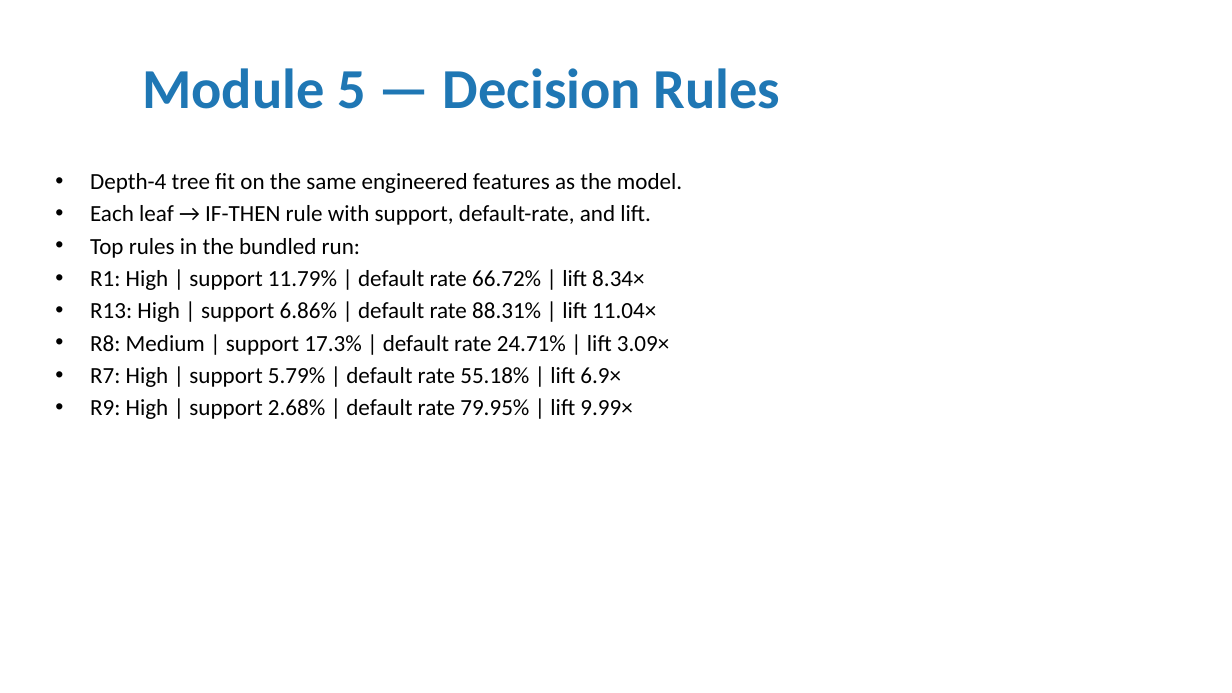
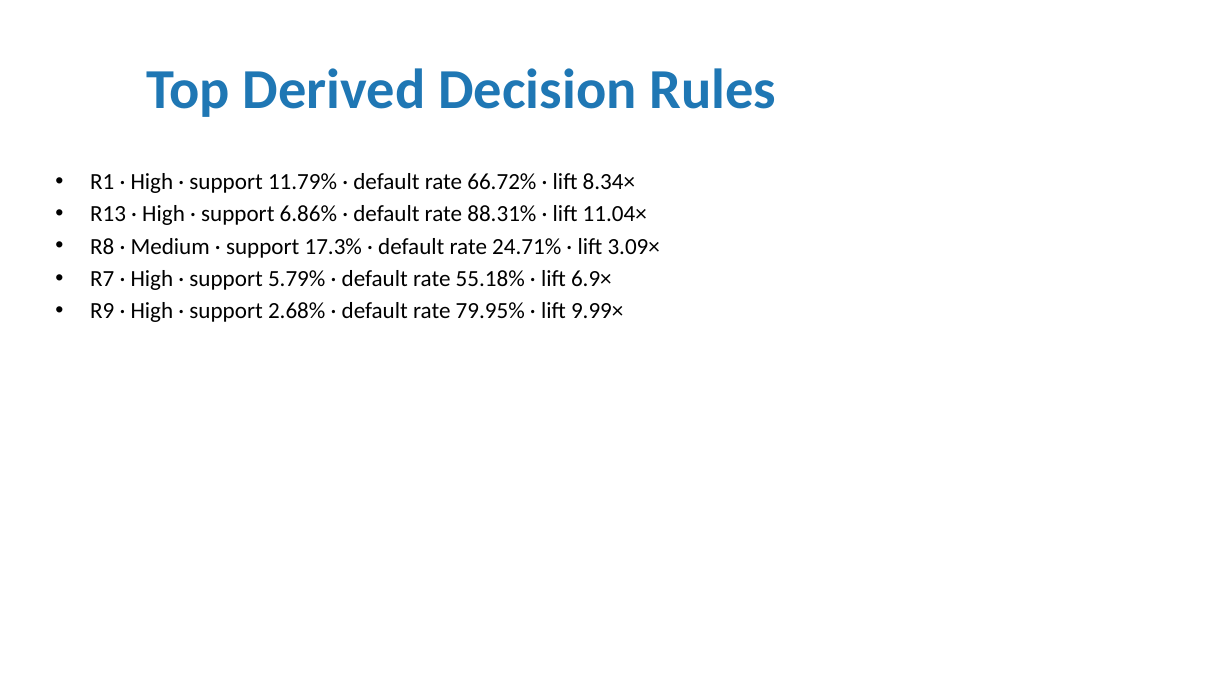
Before and after one commit to ashwani-dhayal/credit-risk-platform, a slide deck: slide 17 of documents/presentation.pptx (slide 9 before the commit). Drawn at 1232x693 pixels with LibreOffice and Linux fonts; fonts in the diff are those of the drawing. Boxes give left, top, right and bottom in pixels: in the first picture for what was removed or moved away, otherwise in the second. Text is boxed around its words. In the diff, an @@ line names an element or a change of style, - is before the commit and + after.

```diff
--- a/documents/presentation.pptx
+++ b/documents/presentation.pptx
@@ title at (146,68,776,117): text changed @@
-Module 5 — Decision Rules
+Top Derived Decision Rules
@@ text at (90,173,660,322): text changed @@
-• Depth-4 tree fit on the same engineered features as the model.
-• Each leaf → IF-THEN rule with support, default-rate, and lift.
-• Top rules in the bundled run:
-• R1: High | support 11.79% | default rate 66.72% | lift 8.34×
-• R13: High | support 6.86% | default rate 88.31% | lift 11.04×
-• R8: Medium | support 17.3% | default rate 24.71% | lift 3.09×
-• R7: High | support 5.79% | default rate 55.18% | lift 6.9×
-• R9: High | support 2.68% | default rate 79.95% | lift 9.99×
+• R1 · High · support 11.79% · default rate 66.72% · lift 8.34×
+• R13 · High · support 6.86% · default rate 88.31% · lift 11.04×
+• R8 · Medium · support 17.3% · default rate 24.71% · lift 3.09×
+• R7 · High · support 5.79% · default rate 55.18% · lift 6.9×
+• R9 · High · support 2.68% · default rate 79.95% · lift 9.99×
```
Also in this commit, not shown: 8 other slides changed, 10 slides added, 6 slides removed, 11 other files.
